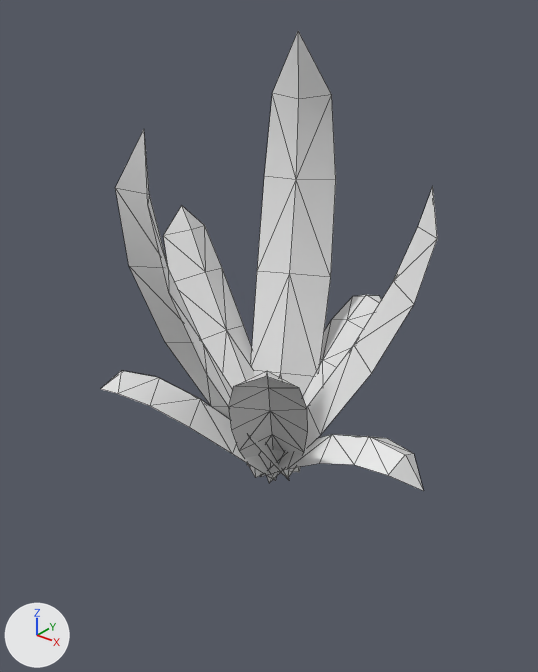
The OBJ model game/assets/models/plants/SM_Plant_BromeliadEpiphyteSingle_Leaf.obj, before and after one commit.
The view is the same before and after, from a 50 mm lens placed at (1.084, -1.375, 1.268), pointed at (-0.023, 0.009, 0.41). Arrows for +X, +Y and +Z are at lower left; the lights stay in place. The picture after the commit comes second. Mesh edges are drawn as thin lines. Where no turn or scale is listed for an object, it has been applied to the vertices.

Objects in the first picture: 'SM_Plant_BromeliadEpiphyteSingle_Leaf'.
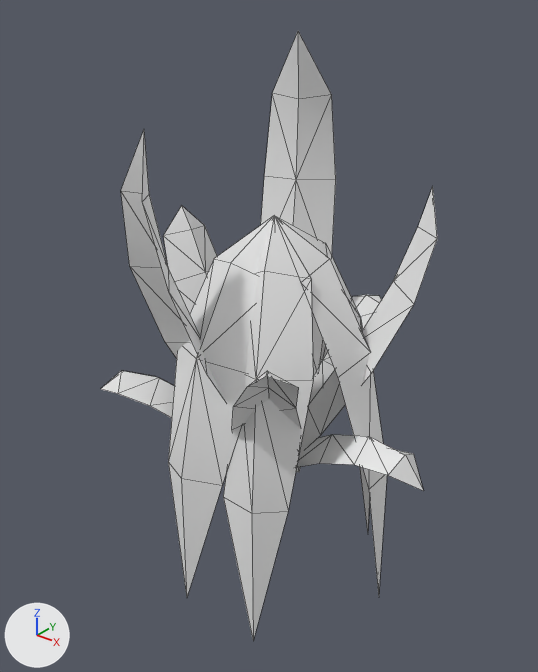
Edits to the bpy script that builds the scene:
```text
Change me_sm_plant_bromeliadepiphytesingle_leaf:
    used by ob_sm_plant_bromeliadepiphytesingle_leaf; location = (0.0, 0.0, 0.0)
    verts and faces of me_sm_plant_bromeliadepiphytesingle_leaf; kept vertices keep their numbers, new ones are numbered from 144
    before: 25 (-0.191, -0.302, 0.659) at pixel (128, 265), 28 (-0.178, -0.332, 0.85) at pixel (115, 187), 30 (-0.029, -0.376, 0.85) at pixel (147, 204)
    before: 69 (0.142, -0.051, 0.145) at pixel (304, 452), 72 (0.216, -0.142, 0.285) at pixel (307, 431), 73 (0.129, -0.323, 0.408) at pixel (228, 406), 74 (0.177, -0.242, 0.437) at pixel (268, 387), 75 (0.269, -0.221, 0.408) at pixel (307, 408)
    before: 76 (0.182, -0.365, 0.497) at pixel (233, 386), 77 (0.219, -0.3, 0.518) at pixel (267, 370), 78 (0.292, -0.284, 0.497) at pixel (299, 387), 116 (0.086, -0.002, 0.125), 117 (0.111, 0.071, 0.092)
    before: 119 (0.197, -0.005, 0.199) at pixel (332, 434), 120 (0.218, 0.074, 0.161) at pixel (355, 436), 122 (0.307, -0.007, 0.24) at pixel (369, 436), 123 (0.317, 0.067, 0.2) at pixel (387, 438), 125 (0.41, -0.009, 0.231) at pixel (405, 454)
    before: 126 (0.403, 0.05, 0.2) at pixel (413, 453)
    remove me_sm_plant_bromeliadepiphytesingle_leaf.from_pydata(...)  # 144 vertices, 162 faces; spans x -0.401..0.467, y -0.376..0.446, z 0.002..1.141
    add me_sm_plant_bromeliadepiphytesingle_leaf.from_pydata(...)  # 185 vertices, 210 faces; spans x -0.401..0.467, y -0.369..0.446, z -0.381..1.141
    me_sm_plant_bromeliadepiphytesingle_leaf part 1: a new loose piece of 41 vertices spanning x -0.155..0.311, y -0.323..0.32, z -0.381..0.744
    me_sm_plant_bromeliadepiphytesingle_leaf part 2
    add verts[25] = (-0.187, -0.304, 0.659)  # moved, pixel (129, 266)
    add verts[28] = (-0.152, -0.34, 0.85)  # moved, pixel (120, 190)
    add verts[30] = (-0.052, -0.369, 0.85)  # moved, pixel (142, 201)
    me_sm_plant_bromeliadepiphytesingle_leaf part 3
    add delete_faces([(74, 78, 75), (116, 119, 117), (119, 123, 120), (122, 126, 123), (74, 77, 78), (117, 119, 120)])
    add delete_faces([(119, 122, 123), (122, 125, 126)])
    add verts[69] = (0.132, -0.059, 0.145)  # moved, pixel (299, 452)
    add verts[72] = (0.205, -0.15, 0.285)  # moved
    add verts[73] = (0.137, -0.318, 0.408)  # moved, pixel (233, 406)
    add verts[75] = (0.249, -0.236, 0.408)  # moved, pixel (296, 408)
    add verts[76] = (0.205, -0.348, 0.497)  # moved, pixel (247, 386)
    add verts[78] = (0.292, -0.285, 0.497)  # moved, pixel (298, 387)
    add verts[117] = (0.111, 0.064, 0.092)  # moved
    add verts[120] = (0.217, 0.018, 0.161)  # moved
    add verts[123] = (0.316, 0.024, 0.2)  # moved
    add faces += [(74, 77, 75), (116, 120, 117), (119, 122, 120), (122, 125, 123), (75, 77, 78), (116, 119, 120)]
    add faces += [(120, 122, 123), (123, 125, 126)]
```

Changed parts and their boxes (x1, y1, x2, y2) in the pictures (538 x 672 px; the box of a moved part takes in the faces that stretch with it):
'SM_Plant_BromeliadEpiphyteSingle_Leaf', reshaped (32% taller): before (101, 31, 437, 491); after (101, 31, 437, 640)
part 1 of me_sm_plant_bromeliadepiphytesingle_leaf, added: after (168, 216, 387, 640)
part 2 of me_sm_plant_bromeliadepiphytesingle_leaf, moved or reshaped: before (115, 130, 192, 343); after (121, 130, 191, 343)
part 3 of me_sm_plant_bromeliadepiphytesingle_leaf, moved or reshaped: before (229, 371, 413, 455); after (232, 371, 413, 455)
